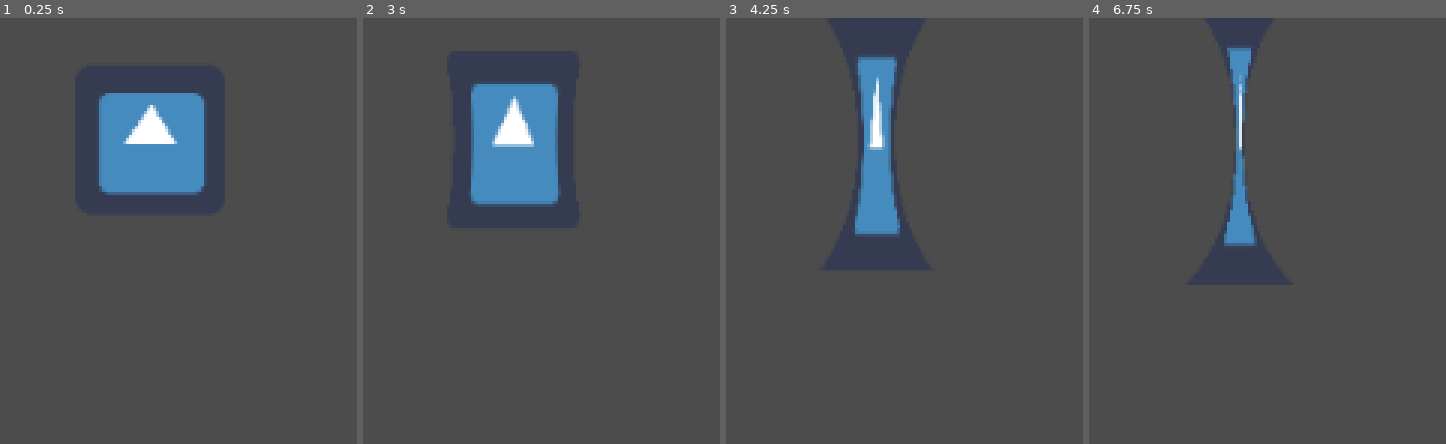
Above: before the commit, frames 1-4 (left to right).
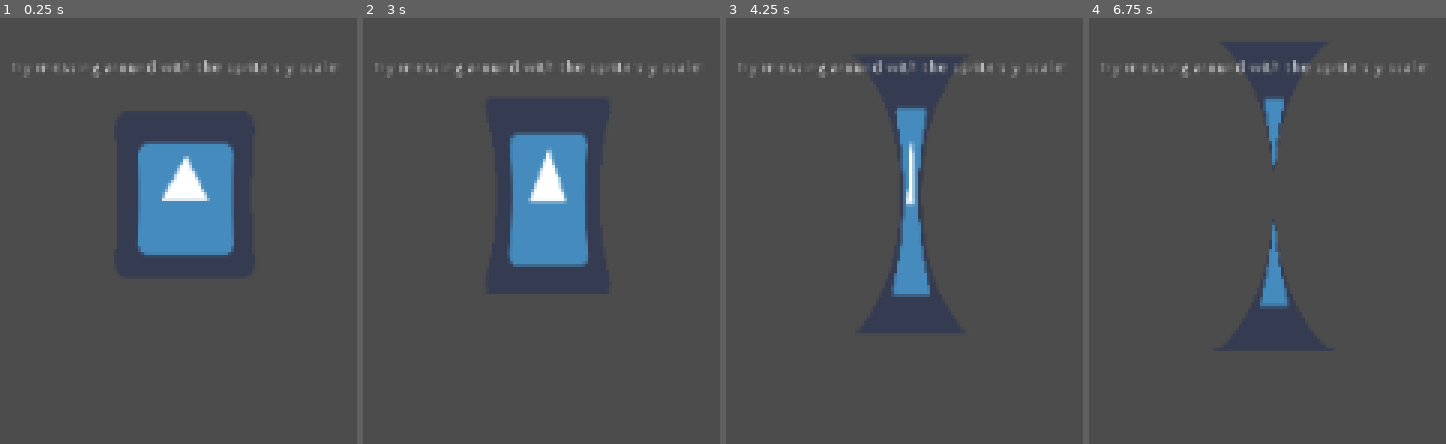
Above: after the commit, the same moments.

Repository: Mateus-Carmo31/godot-shader-repo
Game: Godot game, scene res://Scenes/SquishSprite.tscn
Two runs of this game, one before a commit and one after it. Both use one fixed random seed, a clock stepped at 60 frames per second and the inputs below. The project has no main scene, so this scene is started directly. The engine's default icon, where the game draws it, is replaced by a stand-in: a white triangle on a blue panel in a dark square.
Inputs (mouse positions are in pixels of both pictures, inside the frame that each line leads up to):
- Up to frame 1 (0.25 s): no input
- Up to frame 2 (3 s): tap Enter at 0.5, 2 s; move the mouse to (outside the picture) at 0.52 s; hold Right (ui_right) 0.53-1.28 s; tap R at 0.6, 2.85 s; tap Space at 1.25, 2.75 s; move the mouse to (outside the picture) at 1.27 s; hold Down (ui_down) 1.28-2.03 s; tap Q at 1.35 s; move the mouse to (outside the picture) at 2.02 s; hold Right (ui_right) 2.03-2.78 s; hold E 2.03-2.78 s; move the mouse to (outside the picture) at 2.77 s; hold Up (ui_up) from 2.78 s (still down)
- Up to frame 3 (4.25 s): move the mouse to (outside the picture) at 3.52 s; release Up (ui_up) at 3.53 s; hold Left (ui_left) from 3.53 s (still down); hold Q from 3.53 s (still down)
- Up to frame 4 (6.75 s): tap Enter at 4.25 s; move the mouse to (outside the picture) at 4.27 s; release Q at 4.28 s; tap E at 4.35 s; tap Space at 5 s; move the mouse to (outside the picture) at 5.02 s; release Left (ui_left) at 5.03 s; hold Down (ui_down) 5.03-5.78 s; tap R at 5.1 s; move the mouse to (outside the picture) at 5.77 s; hold Right (ui_right) 5.78-6.53 s; tap Q at 5.85 s; move the mouse to (outside the picture) at 6.52 s; hold Up (ui_up) from 6.53 s (still down); hold E from 6.53 s (still down)

The runs differ from the first frame. In frame 1, 11% of the frame differs, in the area x 3-95%, y 9-56%; in frame 2, 12%, in the area x 3-95%, y 9-59%; in frame 3, 7.7%; in frame 4, 4.1%.

Commit message:
Started working on cutout-shader

Diff:
--- /dev/null
+++ b/shader-repo/CamScript.gd
@@ -0,0 +1,8 @@
+extends Spatial
+
+export(NodePath) var target
+
+func _process(delta):
+
+	if target:
+		translation = get_node(target).translation
--- /dev/null
+++ b/shader-repo/CutoutShader.tscn
@@ -0,0 +1,83 @@
+[gd_scene load_steps=11 format=2]
+
+[ext_resource path="res://CamScript.gd" type="Script" id=1]
+[ext_resource path="res://SimpleMove.gd" type="Script" id=2]
+[ext_resource path="res://mask_cutout.shader" type="Shader" id=3]
+
+[sub_resource type="CapsuleMesh" id=2]
+radius = 0.5
+mid_height = 0.5
+
+[sub_resource type="SpatialMaterial" id=3]
+albedo_color = Color( 1, 0, 0, 1 )
+
+[sub_resource type="PlaneMesh" id=4]
+
+[sub_resource type="Environment" id=5]
+
+[sub_resource type="World" id=6]
+environment = SubResource( 5 )
+
+[sub_resource type="ShaderMaterial" id=7]
+shader = ExtResource( 3 )
+shader_param/intensity = 0.1
+shader_param/position = Vector2( 0.5, 0.5 )
+
+[sub_resource type="ViewportTexture" id=1]
+viewport_path = NodePath("World/MasksViewport")
+
+[node name="Main" type="Node"]
+
+[node name="World" type="Spatial" parent="."]
+
+[node name="Player" type="MeshInstance" parent="World"]
+transform = Transform( 1, 0, 0, 0, -1.62921e-07, -1, 0, 1, -1.62921e-07, 0, 0.768259, 0 )
+mesh = SubResource( 2 )
+material/0 = SubResource( 3 )
+script = ExtResource( 2 )
+mask_texture = NodePath("../MasksViewport/MaskTexture")
+
+[node name="Ground" type="MeshInstance" parent="World"]
+transform = Transform( 10, 0, 0, 0, 1, 0, 0, 0, 10, 0, 0, 0 )
+mesh = SubResource( 4 )
+material/0 = null
+
+[node name="CamPivot" type="Spatial" parent="World"]
+script = ExtResource( 1 )
+
+[node name="Camera" type="Camera" parent="World/CamPivot"]
+transform = Transform( 1, 0, 0, 0, 0.914268, 0.40511, 0, -0.40511, 0.914268, 0, 8.69923, 10.2597 )
+current = true
+
+[node name="MasksViewport" type="Viewport" parent="World"]
+size = Vector2( 1024, 600 )
+own_world = true
+world = SubResource( 6 )
+handle_input_locally = false
+keep_3d_linear = true
+usage = 3
+
+[node name="MaskTexture" type="ColorRect" parent="World/MasksViewport"]
+material = SubResource( 7 )
+anchor_right = 1.0
+anchor_bottom = 1.0
+__meta__ = {
+"_edit_use_anchors_": false
+}
+
+[node name="UI" type="Control" parent="."]
+anchor_right = 1.0
+anchor_bottom = 1.0
+__meta__ = {
+"_edit_use_anchors_": false
+}
+
+[node name="TextureRect" type="TextureRect" parent="UI"]
+margin_right = 148.0
+margin_bottom = 87.0
+texture = SubResource( 1 )
+expand = true
+stretch_mode = 5
+__meta__ = {
+"_edit_use_anchors_": false
+}
--- a/shader-repo/Scenes/SquishSprite.tscn
+++ b/shader-repo/Scenes/SquishSprite.tscn
@@ -8,12 +8,24 @@
 shader = ExtResource( 3 )
 shader_param/uv_mode = false
 shader_param/x_factor = 2.0
-shader_param/bulge = 0.0
+shader_param/bulge = -0.108355
 
 [node name="Node2D" type="Node2D"]
 
 [node name="icon" type="Sprite" parent="."]
 material = SubResource( 1 )
-position = Vector2( 64.1889, 52.0093 )
+position = Vector2( 78.8905, 75.7261 )
+scale = Vector2( 1, 1.10836 )
 texture = ExtResource( 1 )
 script = ExtResource( 2 )
+
+[node name="Label" type="Label" parent="."]
+margin_left = 4.16084
+margin_top = 17.7529
+margin_right = 288.161
+margin_bottom = 31.7529
+rect_scale = Vector2( 0.5, 0.5 )
+text = "Try messing around with the sprite's y scale!"
+__meta__ = {
+"_edit_use_anchors_": false
+}
--- /dev/null
+++ b/shader-repo/SimpleMove.gd
@@ -0,0 +1,36 @@
+extends MeshInstance
+
+export(NodePath) var mask_texture
+export(float) var speed = 4.0
+
+func _ready():
+	pass # Replace with function body.
+
+func _process(delta):
+
+	var forward = - get_viewport().get_camera().transform.basis.z
+	forward.y = 0
+
+	var right = get_viewport().get_camera().transform.basis.x
+	right.y = 0
+
+	var movement_dir : Vector3
+	var hor = (int(Input.is_action_pressed("ui_right")) -
+			   int(Input.is_action_pressed("ui_left")))
+	var ver = (int(Input.is_action_pressed("ui_up")) -
+			   int(Input.is_action_pressed("ui_down")))
+
+	movement_dir = (forward * ver + right * hor).normalized()
+
+	translation += movement_dir * delta * speed
+
+	update_mask_position()
+
+func update_mask_position():
+
+	var screen_pos = get_viewport().get_camera().unproject_position(translation)
+	screen_pos = Vector2(screen_pos.x, screen_pos.y) / get_viewport().size
+
+	if mask_texture:
+		var node = get_node(mask_texture)
+		node.material.set("shader_param/position", screen_pos)
--- /dev/null
+++ b/shader-repo/mask_cutout.shader
@@ -0,0 +1,17 @@
+shader_type canvas_item;
+
+uniform float intensity = 1f;
+uniform vec2 position = vec2(0);
+
+void fragment()
+{
+	vec2 resolution = 1.0 / SCREEN_PIXEL_SIZE;
+
+	vec2 current_pixel = SCREEN_UV * resolution;
+	vec2 target_pixel = position * resolution;
+	float dist = distance(current_pixel, target_pixel);
+
+	float radius = intensity * length(resolution) / 2.0;
+
+	COLOR.rgb = vec3(1f - clamp(1f + dist - radius, 0f, 1f));
+}
